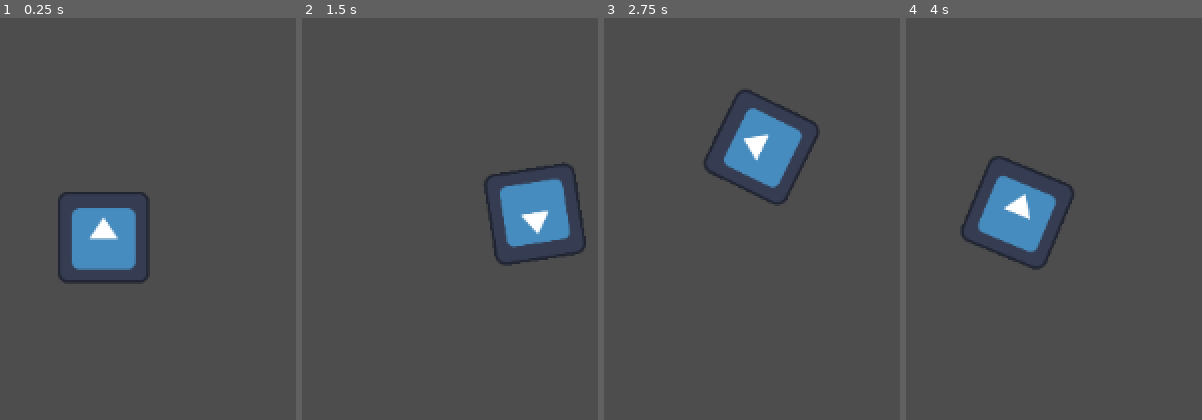
Above: before the commit, frames 1-4 (left to right).
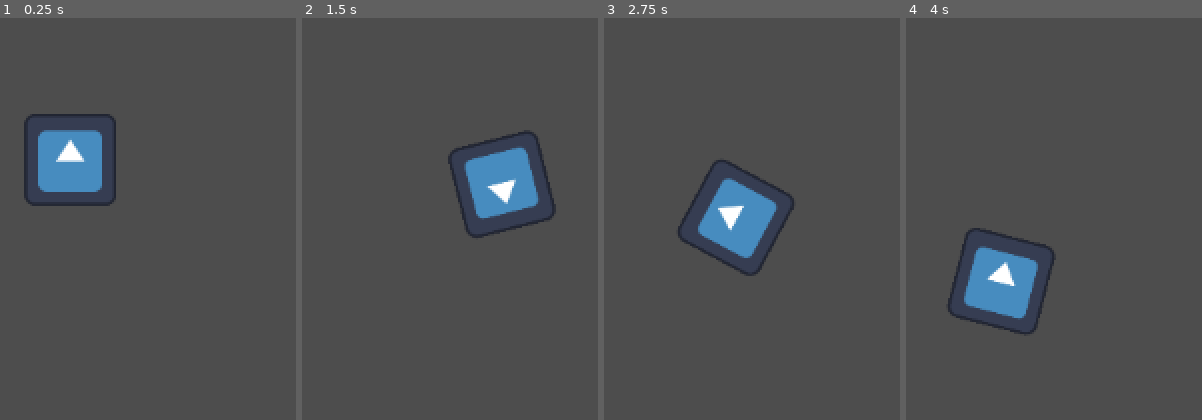
Above: after the commit, the same moments.

Repository: Overlord1704/PashtetJam1
Game: Godot game, scene res://scenes/Level/level.tscn
Same seed, same stepped clock (60 frames per second), same inputs: the game is played once before the commit and once after it. The engine's default icon, where the game draws it, is replaced by a stand-in: a white triangle on a blue panel in a dark square.
Inputs (mouse positions are in pixels of both pictures, inside the frame that each line leads up to):
- Up to frame 1 (0.25 s): no input
- Up to frame 2 (1.5 s): move the mouse to (outside the picture) at 0.52 s; click (outside the picture) at 0.67 s; move the mouse to (outside the picture) at 1.27 s; click (outside the picture) at 1.42 s
- Up to frame 3 (2.75 s): move the mouse to (855, 46) at 2.02 s; click (855, 46) at 2.17 s
- Up to frame 4 (4 s): move the mouse to (outside the picture) at 2.77 s; click (outside the picture) at 2.92 s; move the mouse to (outside the picture) at 3.52 s; click (outside the picture) at 3.67 s

The runs differ from the first frame. In frame 1, 8.6% of the frame differs, in the area x 8-51%, y 23-67%; in frame 2, 6.7%; in frame 3, 8.2%; in frame 4, 8.2%.

Commit message:
Попытка

Diff:
--- a/scenes/Level/level.tscn
+++ b/scenes/Level/level.tscn
@@ -1,12 +1,9 @@
-[gd_scene load_steps=3 format=3 uid="uid://22rugtscq12p"]
+[gd_scene load_steps=2 format=3 uid="uid://4x5pmtavhtc1"]
 
 [ext_resource type="PackedScene" uid="uid://cxs4qmnvhaqs2" path="res://scenes/Player/player.tscn" id="1_0m6js"]
-[ext_resource type="PackedScene" path="res://scenes/Level/location.tscn" id="2_jx5qx"]
 
 [node name="Level" type="Node2D"]
 
 [node name="Player" parent="." instance=ExtResource("1_0m6js")]
-position = Vector2(576, 320)
-scale = Vector2(0.519999, 0.519999)
-
-[node name="Location" parent="." instance=ExtResource("2_jx5qx")]
+position = Vector2(552, 264)
+scale = Vector2(0.52, 0.52)
